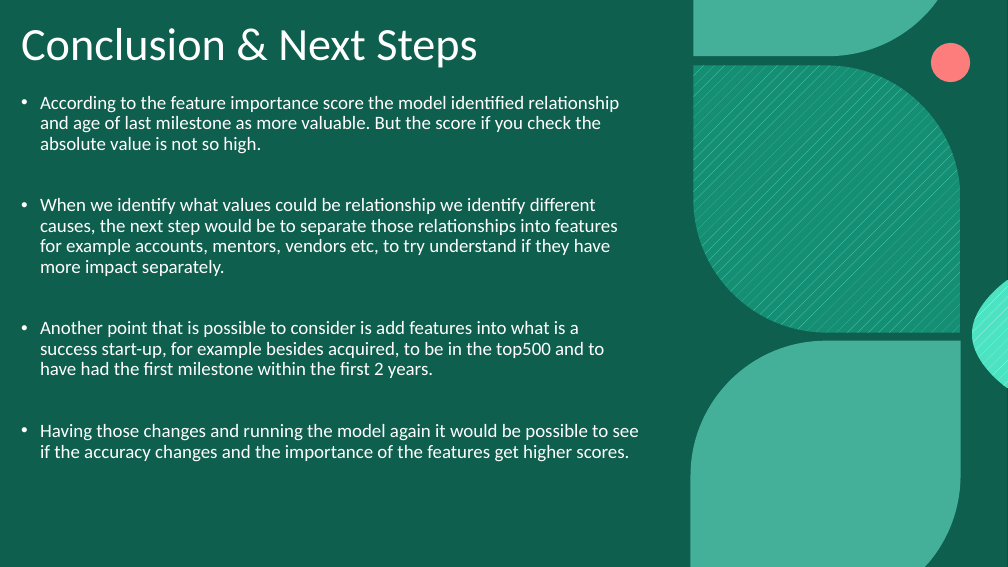
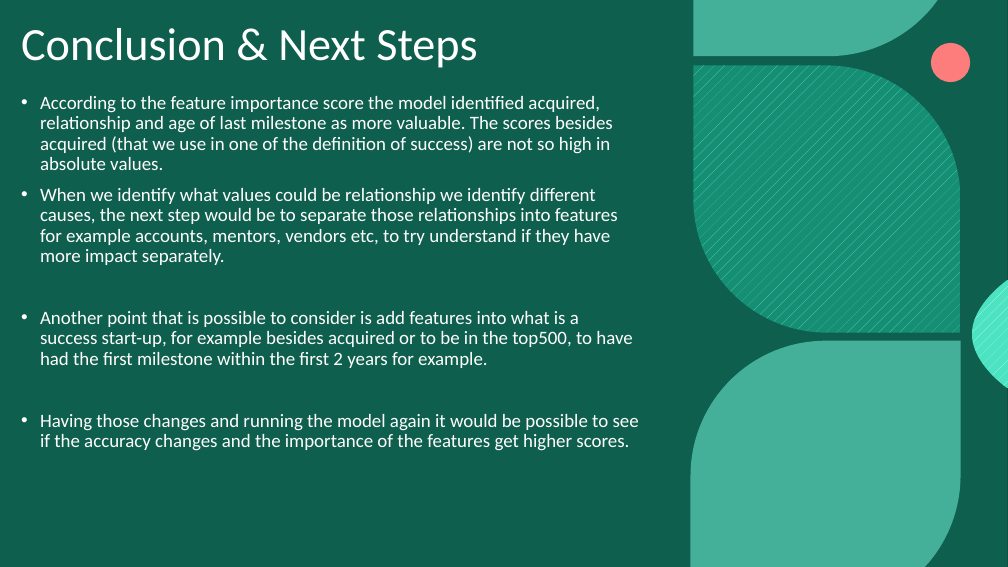
Before and after one commit to Paulabvc/startups_project, a slide deck: slide 6 of Final_project_startup/Presentation/final_startup.pptm. Drawn at 1008x567 pixels with LibreOffice and Linux fonts; fonts in the diff are those of the drawing; background and template pictures are left out. Boxes give left, top, right and bottom in pixels: in the first picture for what was removed or moved away, otherwise in the second. Text is boxed around its words. In the diff, an @@ line names an element or a change of style, - is before the commit and + after.

```diff
--- a/Final_project_startup/Presentation/final_startup.pptm
+++ b/Final_project_startup/Presentation/final_startup.pptm
@@ text at <box>40,96,613,170</box>: text changed @@
-• According to the feature importance score the model identified relationship and age of last milestone as more valuable. But the score if you check the absolute value is not so high.
+• According to the feature importance score the model identified acquired, relationship and age of last milestone as more valuable. The scores besides acquired (that we use in one of the definition of success) are not so high in absolute values.
@@ text at <box>40,311,632,368</box>: text changed @@
-• Another point that is possible to consider is add features into what is a success start-up, for example besides acquired, to be in the top500 and to have had the first milestone within the first 2 years.
+• Another point that is possible to consider is add features into what is a success start-up, for example besides acquired or to be in the top500, to have had the first milestone within the first 2 years for example.
```
Also in this commit, not shown: 2 other slides changed, 4 other files.
